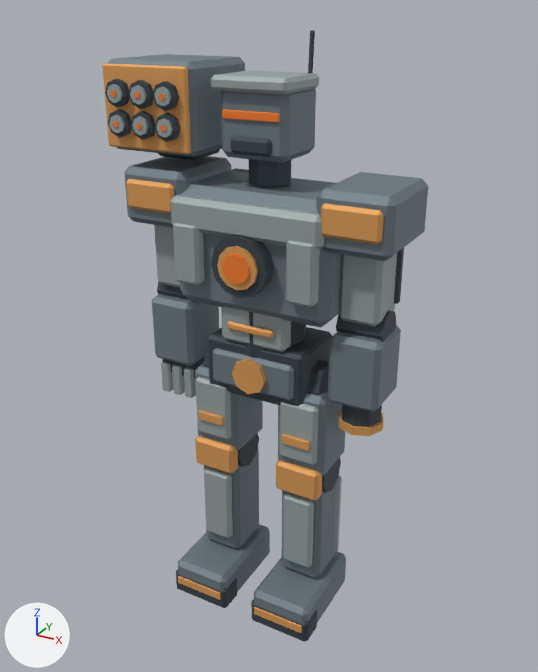
An edit to the Blender file dist/city-assets/siege-walker.blend, drawn before and after from the same camera.
The view is the same before and after, from a 50 mm lens placed at (11.7, -21.34, 21.6), pointed at (0.01, -0.1, 10.98). Lighting does not change. The marker at lower left points along +X, +Y and +Z. The first picture is the older version.

Names of what the first picture shows: 'chest', 'foot_r', 'forearm_l', 'forearm_r', 'head', 'pelvis', 'rocket_pod', 'shin_l', 'shin_r', 'thigh_r', 'upperarm_l', 'upperarm_r' and 5 more.
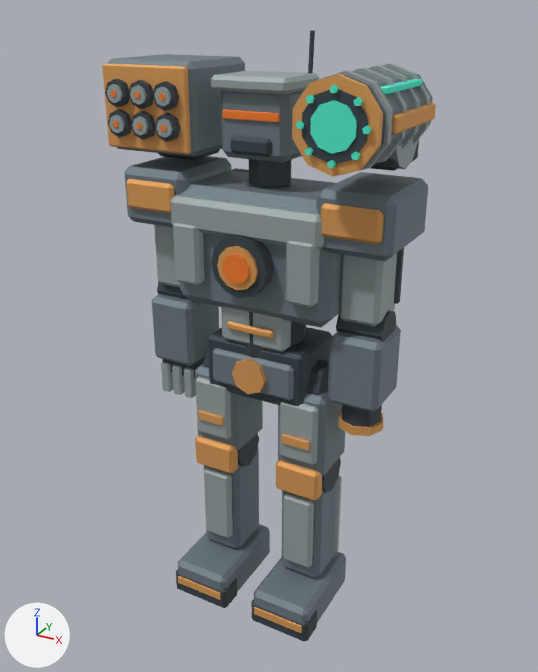
Pixel boxes [x1, y1, x2, y2] of what changed, in the pictures (538 x 672 px):
'plasma_cannon', added: after [292, 63, 436, 177]

The change, as a list of edits to the scene's bpy script:
```text
Add me_cube_057:
    me_cube_057.from_pydata(...)  # 400 vertices, 306 faces; spans x 2.28..4.92, y -3.28..1.35, z 17.25..20.14
    me_cube_057.materials.append(mat_walker_painted_alloy)
Add ob_plasma_cannon:
    ob_plasma_cannon = bpy.data.objects.new('plasma_cannon', me_cube_057)
    ob_plasma_cannon.location = (0.0, 0.0, 0.0)
```
